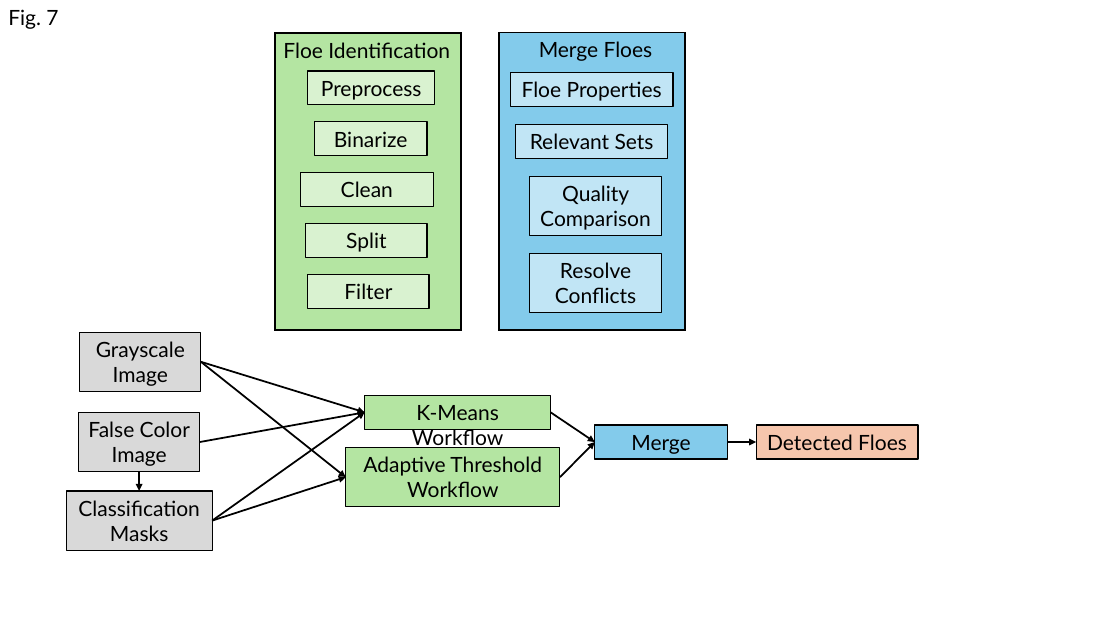
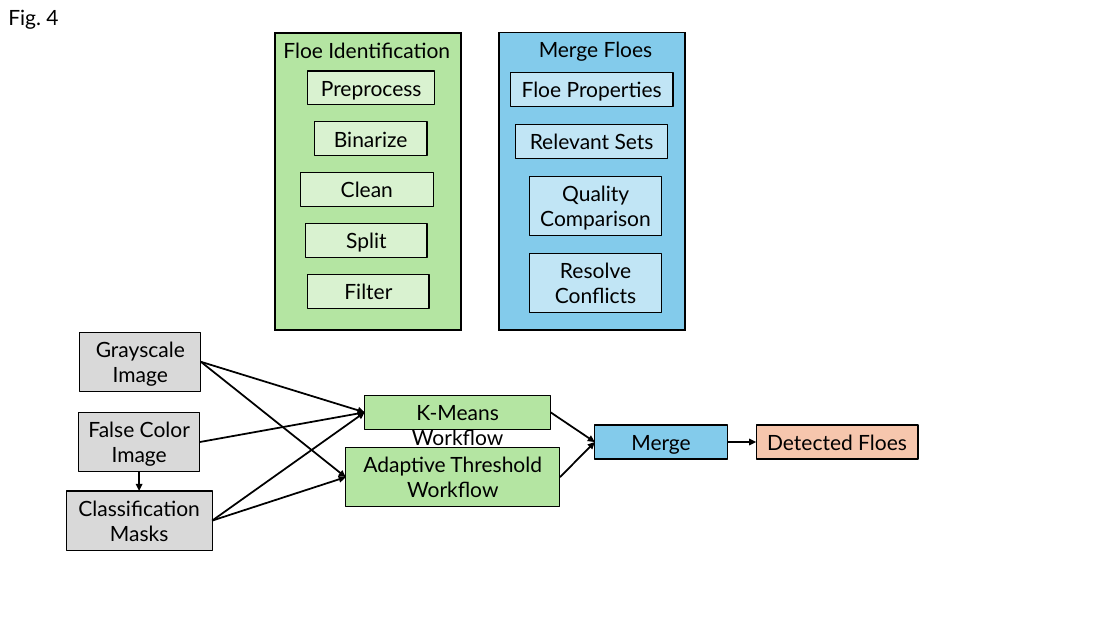
Before and after one commit to danielmwatkins/calval_tgrs, a slide deck: slide 4 of docs/paper_figures.pptx (slide 7 before the commit). Drawn at 1120x630 pixels with LibreOffice and Linux fonts; fonts in the diff are those of the drawing. Boxes give left, top, right and bottom in pixels: in the first picture for what was removed or moved away, otherwise in the second. Text is boxed around its words. In the diff, an @@ line names an element or a change of style, - is before the commit and + after.

```diff
--- a/docs/paper_figures.pptx
+++ b/docs/paper_figures.pptx
@@ text at (8,9,58,29): text changed @@
-Fig. 7
+Fig. 4
```
Also in this commit, not shown: 5 other slides changed, 1 other file.
